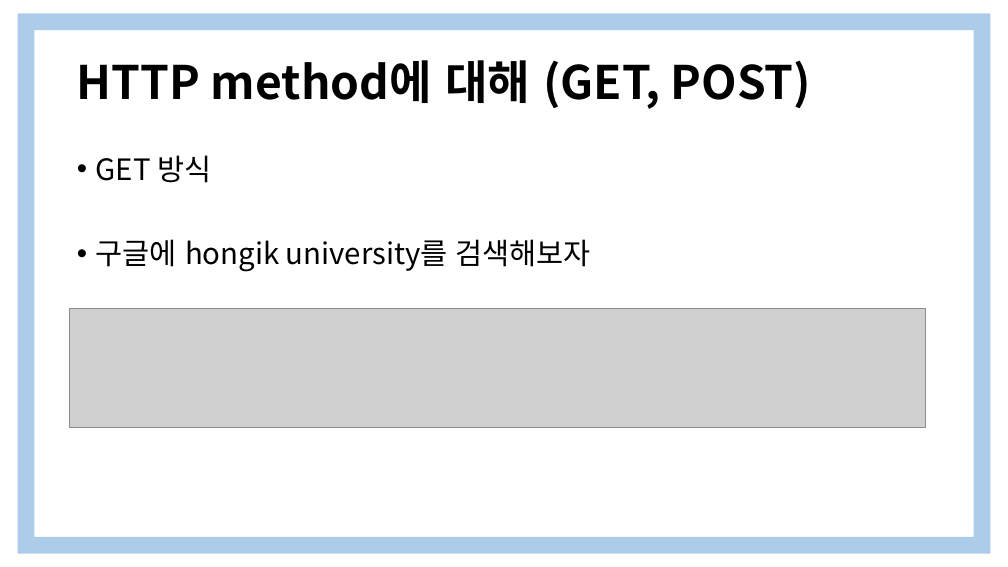
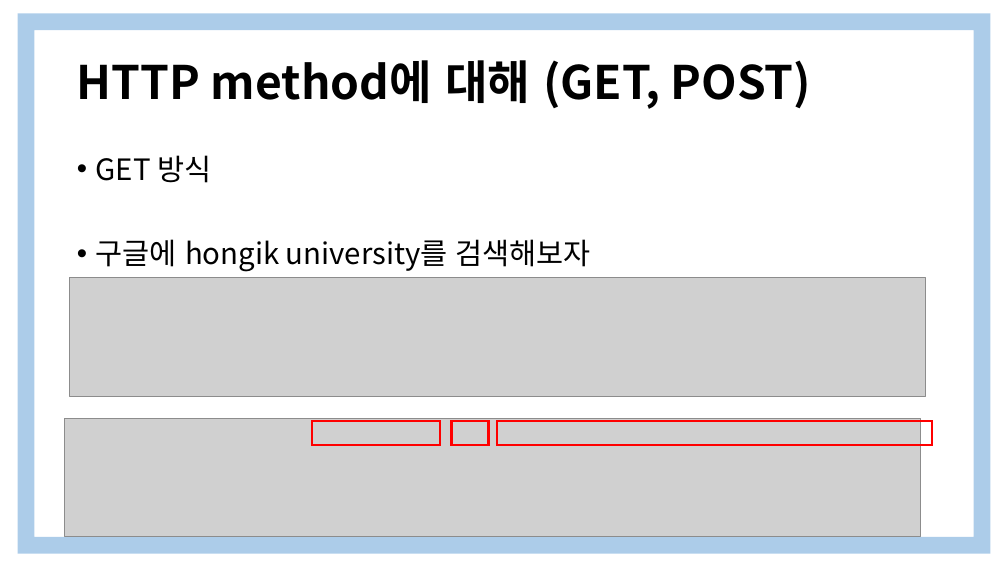
Before and after one commit to yooooonshine/django_seminar, a slide deck: slide 10 of 2주차/Django 특강 2Weeks.pptx. Drawn at 1008x567 pixels with LibreOffice and Linux fonts; fonts in the diff are those of the drawing; grey boxes stand for pictures. Boxes give left, top, right and bottom in pixels: in the first picture for what was removed or moved away, otherwise in the second. Text is boxed around its words. In the diff, an @@ line names an element or a change of style, - is before the commit and + after.

```diff
--- a/2주차/Django 특강 2Weeks.pptx
+++ b/2주차/Django 특강 2Weeks.pptx
@@ picture: place and size @@
-picture at (70, 309, 926, 427)
+picture at (70, 278, 926, 396)
@@ picture added at (65, 418, 921, 537) @@
@@ rectangle added at (312, 421, 440, 445), outline #FF0000 2.25 pt @@
@@ rectangle added at (451, 421, 488, 445), outline #FF0000 2.25 pt @@
@@ rectangle added at (498, 421, 932, 445), outline #FF0000 2.25 pt @@
```
Also in this commit, not shown: 4 other slides changed, 11 slides added, 4 slides removed.
